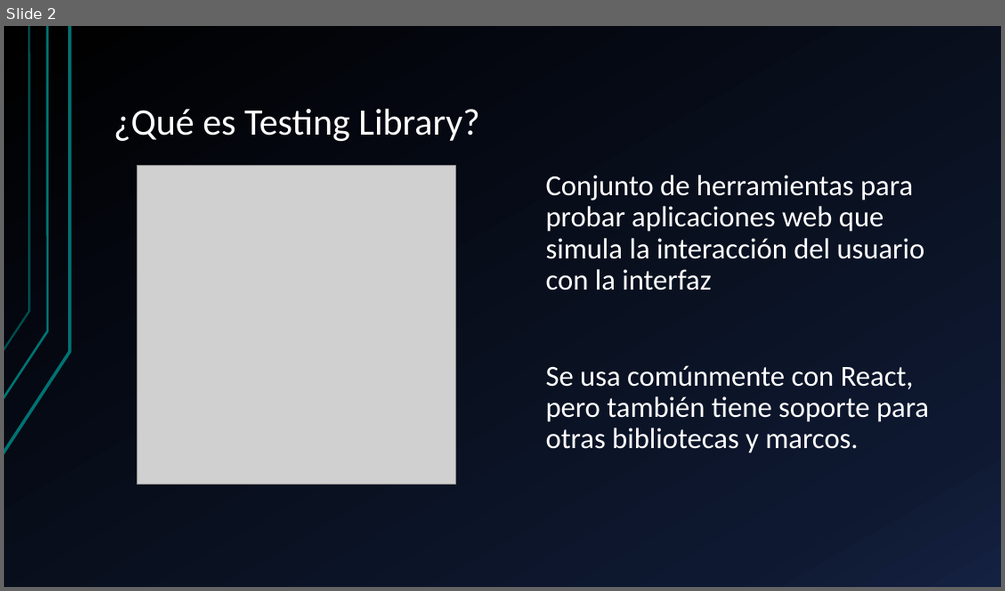
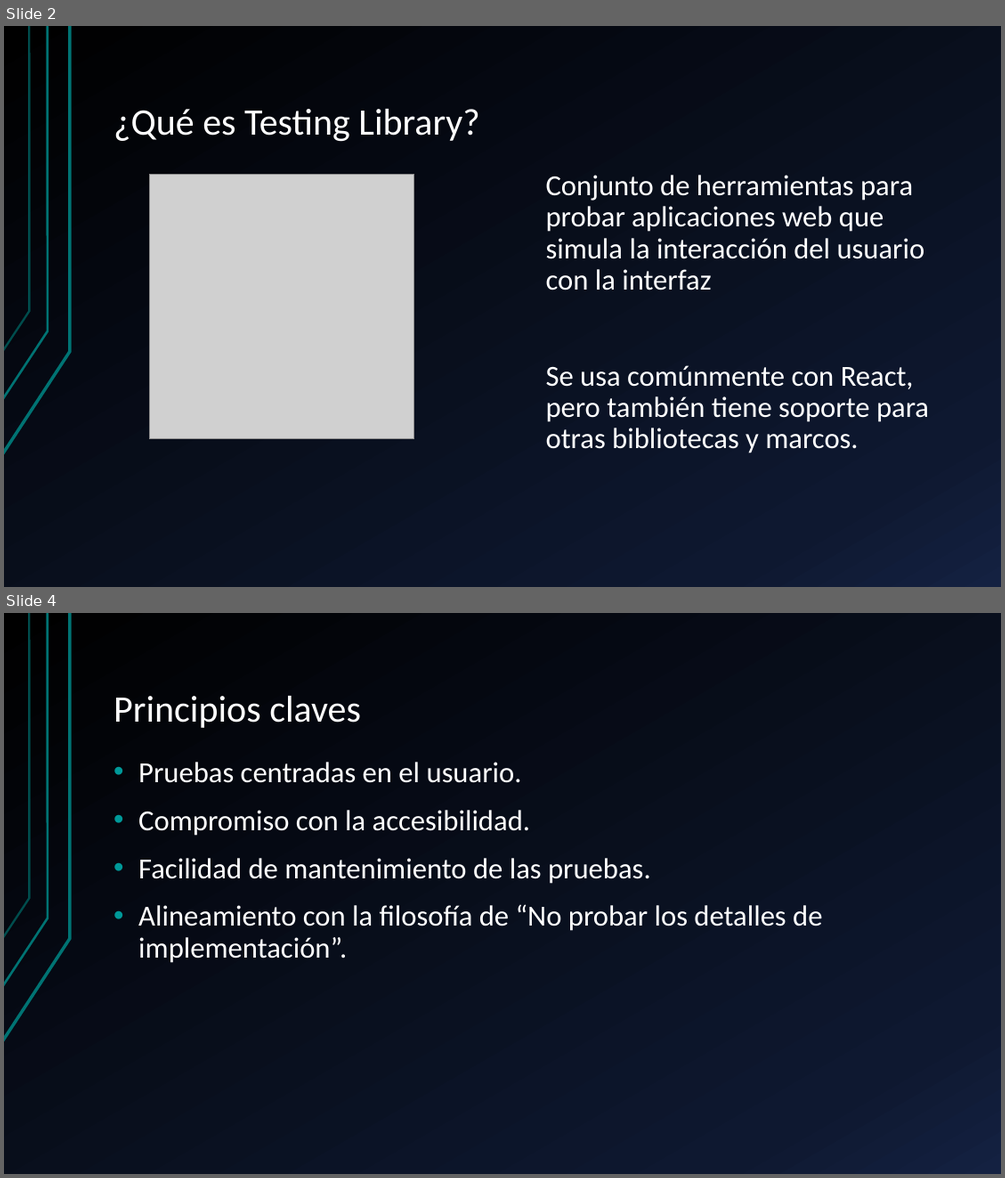
Before and after one commit to GusGiam01/TP-Desarrollo-Software, a slide deck: App POC/Documentacion/TestingLibrary-Presentacion.pptx. Shown one above the other, each under a label of ours: slide 2 before the commit, slides 2 and 4 after it; the slides between them are not shown. The pictures are 1005x591 and 1005x1178 pixels, drawn with LibreOffice and Linux fonts; fonts in the diff are those of the drawing; grey boxes stand for pictures. Boxes give left, top, right and bottom in pixels: in the first picture for what was removed or moved away, otherwise in the second. Text is boxed around its words. In the diff, an @@ line names an element or a change of style, - is before the commit and + after.

```diff
--- a/App POC/Documentacion/TestingLibrary-Presentacion.pptx
+++ b/App POC/Documentacion/TestingLibrary-Presentacion.pptx
@@ slide 4 added at (x1=4, y1=613, x2=1001, y2=1174), background gradient #000000 to #0F1931 to #142242; not listed: 3 template elements that a slide beside it also shows @@
@@ title added at (x1=113, y1=696, x2=361, y2=728), 36 pt, text #FFFFFF @@
+Principios claves
@@ text added at (x1=138, y1=762, x2=822, y2=963), 28 pt, text #FFFFFF @@
+• Pruebas centradas en el usuario.
+• Compromiso con la accesibilidad.
+• Facilidad de mantenimiento de las pruebas.
+• Alineamiento con la filosofía de “No probar los detalles de implementación”.
@@ slide 2 changed as well @@
@@ picture resized from (x1=138, y1=166, x2=455, y2=483) to (x1=149, y1=174, x2=413, y2=439) @@
```
Also in this commit, not shown: 2 other slides changed, 14 other slides added, 5 slides removed, 3 other files.
